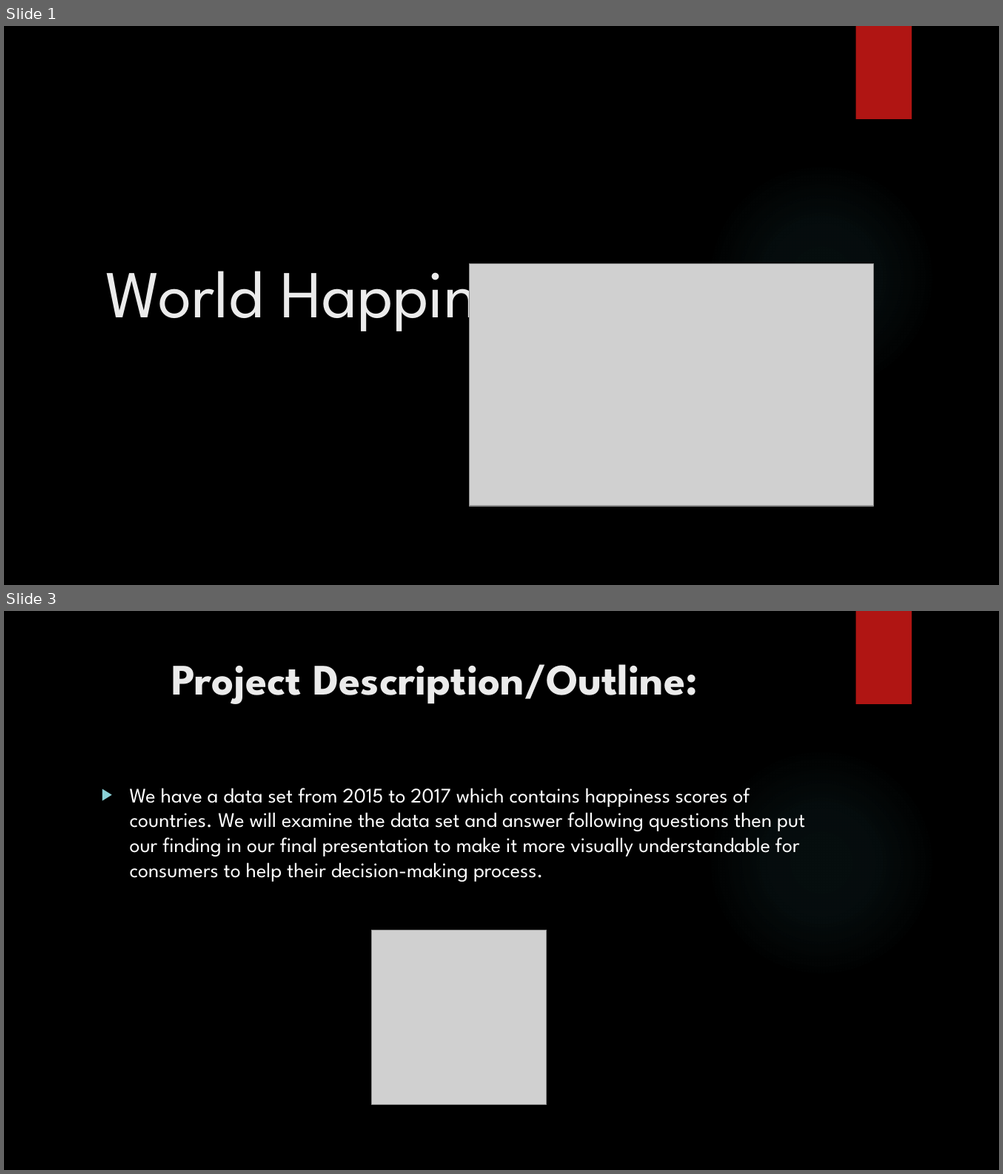
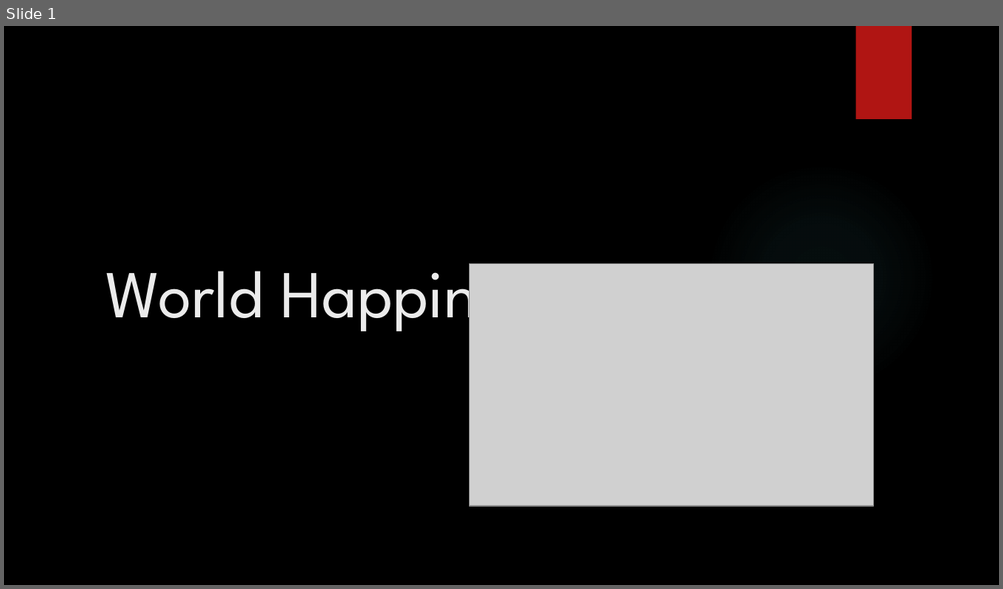
Before and after one commit to sinancengiz/World_Happiness, a slide deck: Project_1_Team_7_Presentation.pptx. Shown one above the other, each under a label of ours: slides 1 and 3 before the commit, slide 1 after it; the slides between them are not shown. The pictures are 1003x1174 and 1003x589 pixels, drawn with LibreOffice and Linux fonts; fonts in the diff are those of the drawing; grey boxes stand for pictures; background and template pictures are left out. Boxes give left, top, right and bottom in pixels: in the first picture for what was removed or moved away, otherwise in the second. Text is boxed around its words. In the diff, an @@ line names an element or a change of style, - is before the commit and + after.

```diff
--- a/Project_1_Team_7_Presentation.pptx
+++ b/Project_1_Team_7_Presentation.pptx
@@ slide 3 removed at <box>4,611,999,1170</box>, background picture (left out); not listed: 2 template elements that a slide beside it also shows @@
@@ title removed at <box>172,664,697,704</box> @@
-Project Description/Outline:
@@ text removed at <box>130,788,805,882</box> @@
-▶ We have a data set from 2015 to 2017 which contains happiness scores of countries. We will examine the data set and answer following questions then put our finding in our final presentation to make it more visually understandable for consumers to help their decision-making process.
@@ picture removed at <box>372,931,546,1105</box> @@
```
Also in this commit, not shown: 2 slides changed, 4 other slides removed, 10 other files.
